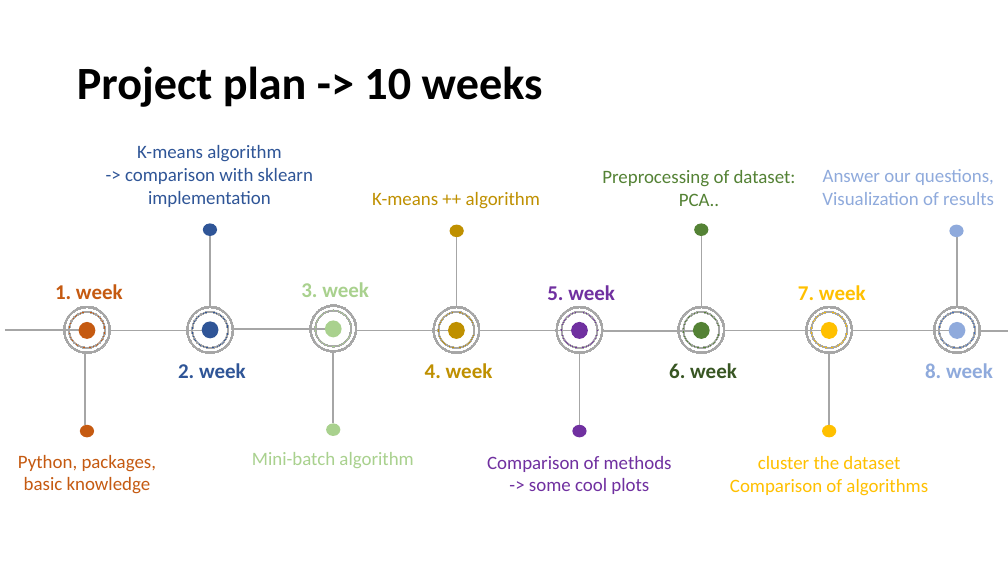
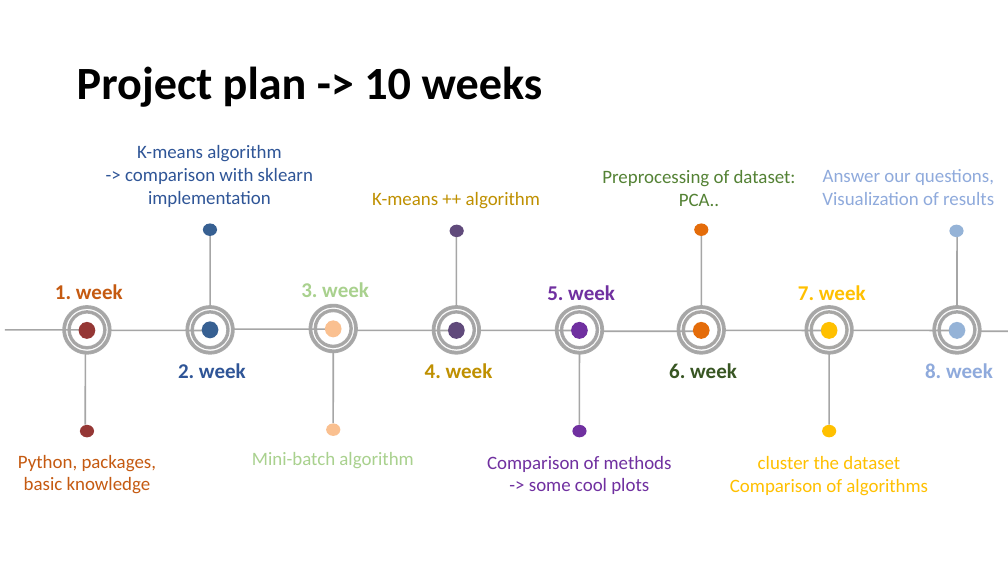
Before and after one commit to datascience-mobi/group-01-project-4-1, a slide deck: slide 8 of K-means clustering.pptx (slide 6 before the commit). Drawn at 1008x567 pixels with LibreOffice and Linux fonts; fonts in the diff are those of the drawing. Boxes give left, top, right and bottom in pixels: in the first picture for what was removed or moved away, otherwise in the second. Text is boxed around its words. In the diff, an @@ line names an element or a change of style, - is before the commit and + after.

```diff
--- a/K-means clustering.pptx
+++ b/K-means clustering.pptx
@@ ellipse at box(450, 225, 464, 237): fill #BF9000 to #604A7B @@
@@ ellipse at box(694, 224, 709, 237): fill #548235 to #E46C0A @@
@@ donut at box(68, 312, 105, 349): fill #C55A11 to #953735; outline #A6A6A6 0 pt to #A6A6A6 2 pt @@
@@ ellipse at box(79, 322, 95, 340): fill #C55A11 to #953735 @@
@@ donut at box(191, 312, 228, 349): fill #2F5597 to #376092; outline #A6A6A6 0 pt to #A6A6A6 2 pt @@
@@ donut at box(315, 310, 352, 347): fill #A9D18E to #FAC090; outline #A6A6A6 0 pt to #A6A6A6 2 pt @@
@@ ellipse at box(325, 321, 342, 338): fill #A9D18E to #FAC090 @@
@@ donut at box(438, 312, 475, 349): fill #BF9000 to #604A7B; outline #A6A6A6 0 pt to #A6A6A6 2 pt @@
@@ ellipse at box(448, 322, 465, 340): fill #BF9000 to #604A7B @@
@@ donut at box(683, 312, 720, 349): fill #548235 to #E46C0A; outline #A6A6A6 0 pt to #A6A6A6 2 pt @@
@@ ellipse at box(693, 322, 709, 340): fill #548235 to #E46C0A @@
@@ outline #A6A6A6 0 pt to #A6A6A6 2 pt in 10 elements at box(64, 306, 110, 354), box(187, 306, 234, 354), box(310, 305, 357, 352), box(433, 306, 480, 354), box(561, 312, 598, 349), box(556, 306, 603, 354), box(678, 306, 724, 354), box(811, 312, 848, 349), box(806, 306, 853, 354), box(934, 306, 981, 354) @@
@@ donut at box(938, 312, 975, 349): fill #4472C4 to #4F81BD; outline #A6A6A6 0 pt to #A6A6A6 2 pt @@
@@ ellipse at box(80, 425, 95, 438): fill #C55A11 to #953735 @@
@@ ellipse at box(326, 423, 340, 436): fill #A9D18E to #FAC090 @@
```
Also in this commit, not shown: 3 other slides changed, 3 slides added, 1 slide removed, 1 other file.
